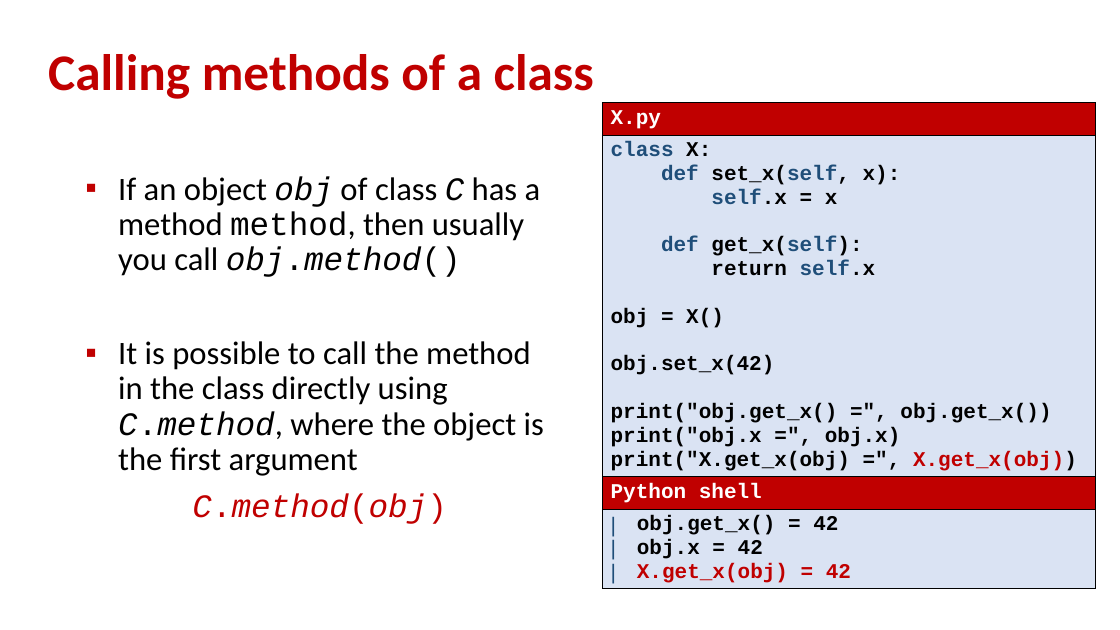
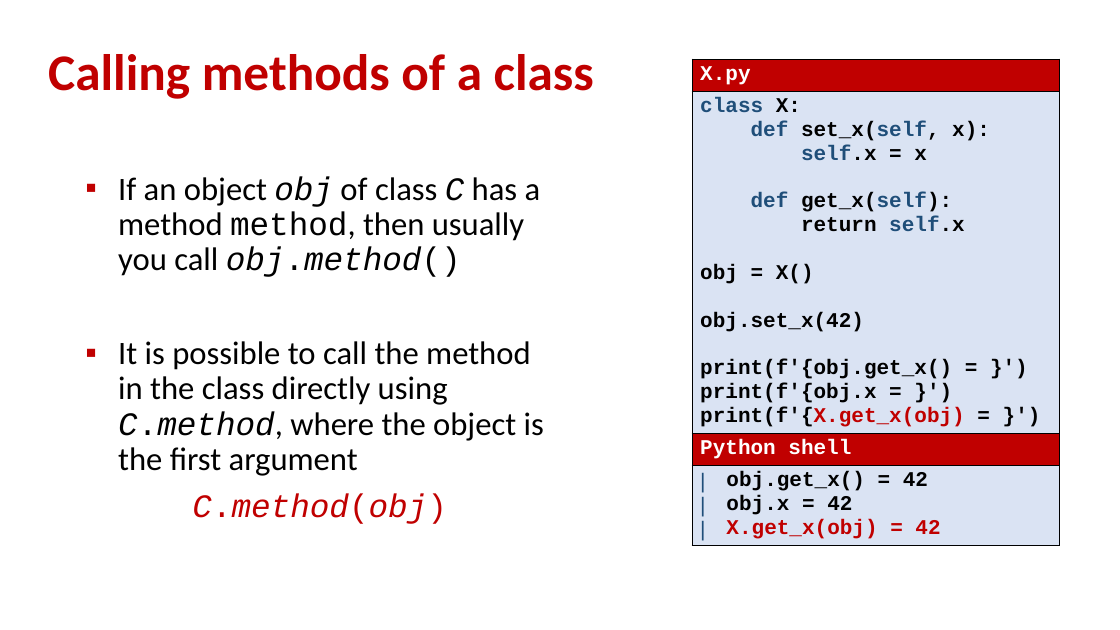
Before and after one commit to gsbrodal/gsbrodal.github.io, a slide deck: slide 2 of ipsa/slides/hierarchies.pptx. Drawn at 1120x630 pixels with LibreOffice and Linux fonts; fonts in the diff are those of the drawing. Boxes give left, top, right and bottom in pixels: in the first picture for what was removed or moved away, otherwise in the second. Text is boxed around its words. In the diff, an @@ line names an element or a change of style, - is before the commit and + after.

Commit message:
class hierarchies slides

```diff
--- a/ipsa/slides/hierarchies.pptx
+++ b/ipsa/slides/hierarchies.pptx
@@ table at [692, 59, 1060, 571] @@
@@ row 2, column 1: "class X: / def set_x(self, x): / self.x = x / def get_x(self): / return self.x / obj = X() / obj.set_x(42) / print("obj.get_x() =", obj.get_x()) / print("obj.x =", obj.x) / print("X.get_x(obj) =", X.get_x(obj))" to "class X: / def set_x(self, x): / self.x = x / def get_x(self): / return self.x / obj = X() / obj.set_x(42) / print(f'{obj.get_x() = }') / print(f'{obj.x = }') / print(f'{X.get_x(obj) = }')" @@
@@ table: place and size @@
-table at [602, 103, 1096, 615]
+table at [692, 59, 1060, 571]
```
Also in this commit, not shown: 2 other slides changed, 3 other files.
